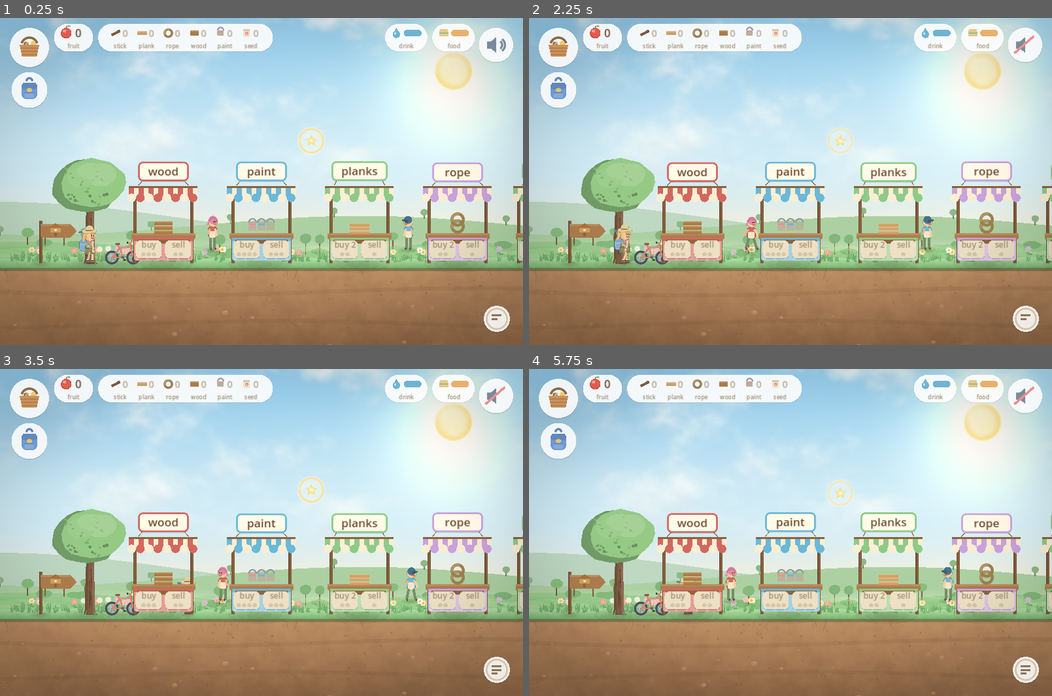
Above: before the commit, frames 1-4 (two rows, left to right).
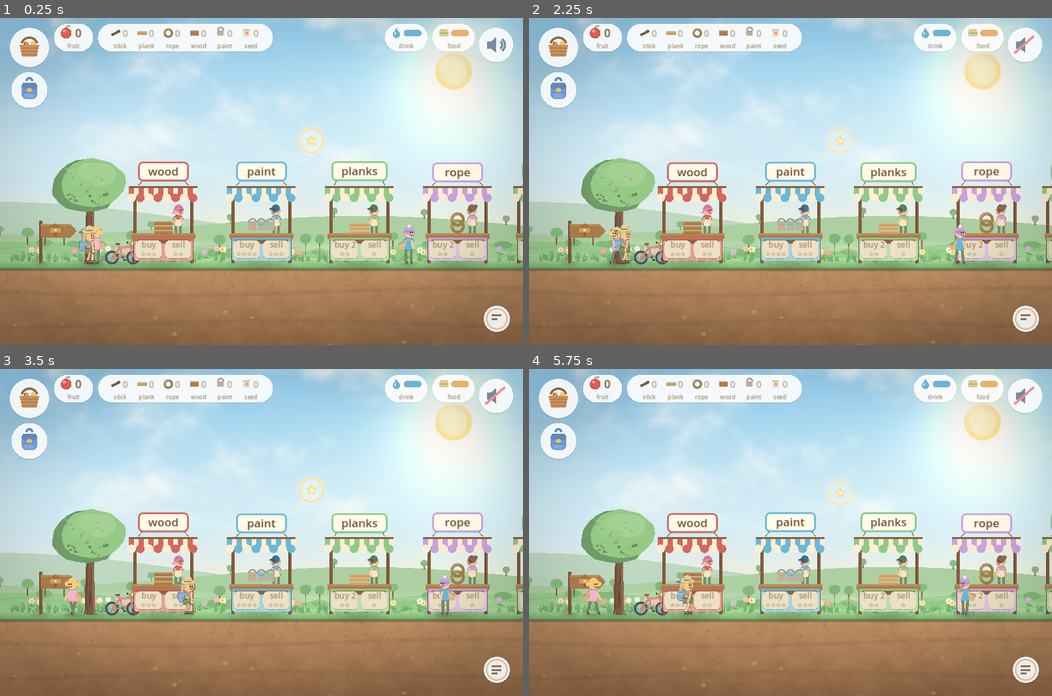
Above: after the commit, the same moments.

Repository: summerdetectordad-ctrl/adventureday
Game: Godot game, scene res://scenes/market.tscn
The game is run twice, just before and just after one commit, with the same random seed, the same clock (stepped at 60 frames per second) and the same inputs. This scene is started directly instead of the project's main scene.
Inputs (mouse positions are in pixels of both pictures, inside the frame that each line leads up to):
- Up to frame 1 (0.25 s): no input
- Up to frame 2 (2.25 s): tap Enter at 0.5 s; drag from (1025, 44) to (842, 109) at 0.52 s; drag from (560, 47) to (764, 246) at 1.27 s; tap Space at 2 s; move the mouse to (560, 89) at 2.02 s; hold Right from 2.03 s (still down); tap E at 2.1 s; click (560, 89) at 2.17 s
- Up to frame 3 (3.5 s): release Right at 2.75 s; drag from (496, 669) to (104, 483) at 2.77 s
- Up to frame 4 (5.75 s): move the mouse to (947, 581) at 3.52 s; hold Left 3.53-4.25 s; tap E at 3.6, 5.1 s; click (947, 581) at 3.67 s; tap Space at 3.77, 4.07 s; drag from (633, 483) to (712, 450) at 4.27 s; move the mouse to (816, 532) at 5.02 s; hold Down from 5.03 s (still down); click (816, 532) at 5.17 s

The runs differ from the first frame. In frame 1, 1.0% of the frame differs, in the area x 17-92%, y 57-76%; in frame 2, 1.1%; in frame 3, 1.4%; in frame 4, 1.5%, in the area x 10-92%, y 57-76%.

Commit message:
A proper market crowd, and Summer in front of the stalls (v1.0.4)
Two kinds of person, as intended: six traders, one per stall, stood at the
back of their own pitch and never leaving it, raised so head and shoulders
clear the counter and offset sideways so a stack of planks does not hide all
but their hat. Three customers browsing in front, who do wander.

Summer was drawn at the default z 0 and disappeared behind every stall she
walked past. She and the customers are now in front, traders behind, stalls
between.

Six traders needed six people, so bo, vi and sid join the roster with the
planks, rope and pie tins, and meg, tom and ada shop with baskets on their
arms.

Zone.people_keep_clear lets a world say where scenery beats a person for a
tap; the market marks each stall's button band. Dampened rather than silenced,
because a customer's body really is in front of the button but their head is
not. The stall's own tap radius came down from 150 to 105 — at 150 it won the
tap on a customer's own head, so they could not be talked to at all.

Co-Authored-By: Claude Opus 5 <noreply@anthropic.com>

Diff:
--- a/scripts/folk.gd
+++ b/scripts/folk.gd
@@ -74,6 +74,63 @@
 		],
 	},
 
+	"bo": {
+		"name": "bo", "role": "trader", "hat": "cap", "top": "8fc48a",
+		"hello": "i am bo. i cut all the planks.",
+		"tells": [
+			["a plank starts as a whole log.", "every plank starts as a round log. we saw it into flat boards."],
+			["wood is stronger the long way.", "a plank is much stronger along its length than across it. that is the grain."],
+			["wet wood bends, dry wood snaps.", "we dry the wood first. wet wood bends and then goes out of shape."],
+		],
+	},
+	"vi": {
+		"name": "vi", "role": "trader", "hat": "bun", "top": "c4a0d8",
+		"hello": "i am vi. i twist the rope.",
+		"tells": [
+			["rope is lots of thin threads.", "rope is many thin threads twisted together. that is what makes it strong."],
+			["twisting is what holds it.", "the twist is the trick. it makes the threads grip each other and hold."],
+			["a knot is stronger than a nail.", "a good knot can hold more than a nail, and you can undo it again."],
+		],
+	},
+	"sid": {
+		"name": "sid", "role": "trader", "hat": "scarf", "top": "e8b06a",
+		"hello": "i am sid. i sell the pie tins.",
+		"tells": [
+			["a tin spreads the heat.", "a metal tin spreads the heat evenly, so the bottom of the pie cooks too."],
+			["pastry likes cold hands.", "keep the butter cold and the pastry stays flaky. warm hands make it tough."],
+			["let a pie rest before you cut it.", "a pie needs a few minutes out of the oven or the middle runs everywhere."],
+		],
+	},
+
+	# --- the market: people doing their shopping ----------------------------
+	"meg": {
+		"name": "meg", "role": "shopper", "hat": "bunches", "top": "f2b8cf",
+		"hello": "i am meg. i am buying seeds for my nan.",
+		"tells": [
+			["ask before you touch the fruit.", "at a market you ask first. the trader will pick you the best one."],
+			["the best stall has a queue.", "if a stall has a little queue, that is usually the good one."],
+			["bring your own basket.", "i always bring a basket. then nothing needs wrapping up."],
+		],
+	},
+	"tom": {
+		"name": "tom", "role": "shopper", "hat": "beanie", "top": "6fb3d2",
+		"hello": "i am tom. i am here for wood.",
+		"tells": [
+			["count your change.", "always count what you get back. traders are honest but hands are busy."],
+			["heavy things go in the bottom.", "pack the heavy things first, at the bottom, or you squash everything."],
+			["markets start very early.", "the traders were setting up while it was still dark this morning."],
+		],
+	},
+	"ada": {
+		"name": "ada", "role": "shopper", "hat": "sunhat", "top": "a8d5a2",
+		"hello": "i am ada. i come here every week.",
+		"tells": [
+			["you can ask what things are.", "nobody minds being asked what something is. that is how you learn it."],
+			["food that grew nearby is fresher.", "the shorter the trip from the field, the fresher it is when you eat it."],
+			["say please and thank you.", "a please and a thank you get you a long way at a market."],
+		],
+	},
+
 	# --- dino land: the fossil hunters --------------------------------------
 	"finn": {
 		"name": "finn", "role": "adventurer", "hat": "sunhat", "top": "cfc192",
@@ -129,7 +186,9 @@
 static func who_lives_in(where: String) -> Array:
 	match where:
 		"meadow": return ["pip", "nell", "gus"]
-		"market": return ["rosa", "sam", "tess"]
+		# one trader per stall, in stall order: wood, paint, planks, rope, seeds, tins
+		"market": return ["rosa", "sam", "bo", "vi", "tess", "sid"]
+		"market_shoppers": return ["meg", "tom", "ada"]
 		"dino": return ["finn", "ivy"]
 		"cove": return ["ben", "peg", "hal"]
 	return []
@@ -186,6 +245,16 @@
 		# the crate starts a conversation instead. The log or crate wins there,
 		# always — she can talk to them a step to either side.
 		var z := get_parent()
+		# Over a counter and its buttons a person is DAMPENED rather than
+		# silenced: their body is genuinely in front of the button, so a tap
+		# there should reach the stall, but a tap on their head — which is above
+		# the band — should still reach them.
+		var damp := 1.0
+		if z != null and "people_keep_clear" in z:
+			for r in z.people_keep_clear:
+				if (r as Rect2).has_point(wp):
+					damp = 0.3
+					break
 		if z != null and "blocks" in z:
 			for b in z.blocks:
 				if is_instance_valid(b) \
@@ -193,7 +262,8 @@
 						and wp.y > b.position.y - b.h - 30.0:
 					return 0.0
 		# 72, not 92: they are small figures, and a generous hitbox was grabby
-		return clampf(1.0 - (wp - global_position - Vector2(0, -46)).length() / 72.0, 0.0, 1.0)
+		return clampf(1.0 - (wp - global_position - Vector2(0, -46)).length() / 72.0,
+			0.0, 1.0) * damp
 
 	func try_tap(_wp: Vector2) -> bool:
 		return true
@@ -213,7 +283,7 @@
 		t += delta
 		if _wave > 0.0:
 			_wave = maxf(0.0, _wave - delta * 0.7)
-		if not _talking:
+		if not _talking and roam > 0.5:
 			if _pause > 0.0:
 				_pause -= delta
 			else:
@@ -229,7 +299,8 @@
 		queue_redraw()
 
 	func walking() -> bool:
-		return not _talking and _pause <= 0.0
+		# a trader stood at their own stall has nowhere to go
+		return roam > 0.5 and not _talking and _pause <= 0.0
 
 	func _draw() -> void:
 		var s: Dictionary = spec()
@@ -259,6 +330,12 @@
 		elif str(s.get("role", "kid")) == "trader":
 			# an apron
 			DrawKit.rounded_rect(self, Rect2(-9, -50 + bob, 18, 18), 4.0, Color("efe3c8"))
+		elif str(s.get("role", "kid")) == "shopper":
+			# a basket over the arm, so a customer reads as a customer
+			DrawKit.rounded_rect(self, Rect2(-fx * 16.0 - 7.0, -44 + bob, 14, 11),
+				3.0, Color("d9b98c"))
+			draw_arc(Vector2(-fx * 16.0, -44 + bob), 7.0, PI, TAU, 8,
+				Color("bb9764"), 2.0, true)
 		elif str(s.get("role", "kid")) == "adventurer":
 			# a strap across, and a pack on the back
 			DrawKit.rounded_rect(self, Rect2(-15 * fx - 5, -58 + bob, 10, 22), 4.0,
--- a/scripts/market.gd
+++ b/scripts/market.gd
@@ -64,13 +64,30 @@
 		stall.position = Vector2(spec["x"], GROUND_Y)
 		stall.z_index = 2
 		add_child(stall)
+		# the counter and its buy/sell buttons always win a tap over whoever
+		# happens to be standing in front of them
+		# Just the button band, not the whole stall: a tap down here belongs to
+		# the counter, but a tap on the HEAD of a customer standing in front of
+		# it is still meant for them, so they stay talkable.
+		people_keep_clear.append(Rect2(spec["x"] - 76.0, GROUND_Y - 62.0, 152.0, 60.0))
 		interactables.append(stall)
 
 	# the traders, walking their patch BEHIND the counters
-	# In the GAPS between stalls, not on them. Stalls sit at 400/640/880/1120/
-	# 1340/1560 and are 168 wide, so a trader wandering freely spent half the
-	# time hidden behind one. Small patches keep them where she can see them.
-	spawn_folk("market", [520.0, 1000.0, 1450.0], 1, 34.0, 26.0)
+	# ONE TRADER PER STALL, stood at the back of their own pitch: raised and
+	# drawn behind the counter, so head and shoulders show over it, and never
+	# moving, because a shopkeeper who wanders off is not a shopkeeper.
+	var pitches: Array = []
+	for spec in STALLS:
+		# a little to one side, so they stand BESIDE their goods rather than
+		# directly behind a stack of planks that hides everything but their hat
+		pitches.append(float(spec["x"]) + 36.0)
+	spawn_folk("market", pitches, 1, 62.0, 0.0)
+
+	# ...and a few customers browsing in FRONT of everything, who do wander
+	# Customers browse the OPEN ground either end of the row and the gap in the
+	# middle, rather than parked in front of a counter where the stall wins
+	# every tap. Stalls run 400..1560 and are 168 wide.
+	spawn_folk("market_shoppers", [235.0, 1000.0, 1678.0], 4, 0.0, 90.0)
 
 	# her bike, so the whole land is two taps from anywhere
 	var bike := Nature.Bike.new()
@@ -79,6 +96,9 @@
 	interactables.append(bike)
 
 	setup_player(arrival_x({"home": HOME_SIGN_X + 90.0, "bike": 640.0}, 220.0))
+	# Summer walks along the FRONT of the market, in front of the stalls — she
+	# used to be drawn behind them and disappear as she passed
+	player.z_index = 4
 
 
 # --- world queries the player relies on -------------------------------------
@@ -217,7 +237,10 @@
 		_t = randf() * 5.0
 
 	func tap_score(wp: Vector2) -> float:
-		return clampf(1.0 - (wp - global_position - Vector2(0, -96.0)).length() / 150.0, 0.0, 1.0)
+		# Centred on the counter, and tighter than it was: a 150px zone reached
+		# so far that a customer standing in front of the stall could not be
+		# talked to, because the stall won the tap on their own head.
+		return clampf(1.0 - (wp - global_position - Vector2(0, -80.0)).length() / 105.0, 0.0, 1.0)
 
 	func try_tap(_wp: Vector2) -> bool:
 		return true
--- a/scripts/zone.gd
+++ b/scripts/zone.gd
@@ -35,6 +35,11 @@
 var platforms: Array = []
 var vines: Array = []
 var blocks: Array = []
+## World-space rectangles where SCENERY wins a tap over any person standing in
+## front of it — a market counter with its buy and sell buttons, say. People
+## wander, and one parked in front of a button would quietly steal every tap
+## meant for it.
+var people_keep_clear: Array = []
 var ui_layer: CanvasLayer = null
 var busy := false
 
Not shown, changed: AGENTS.md
